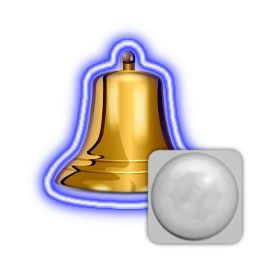
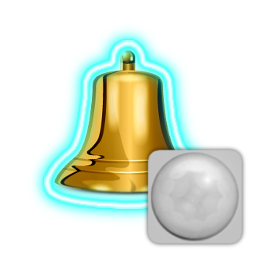
Layer changes from the first 256 x 256 image to the second:
painted on "Neon Tubes copy" over [42, 38, 210, 211]
painted on "Neon Glow copy" over [29, 24, 210, 225]
